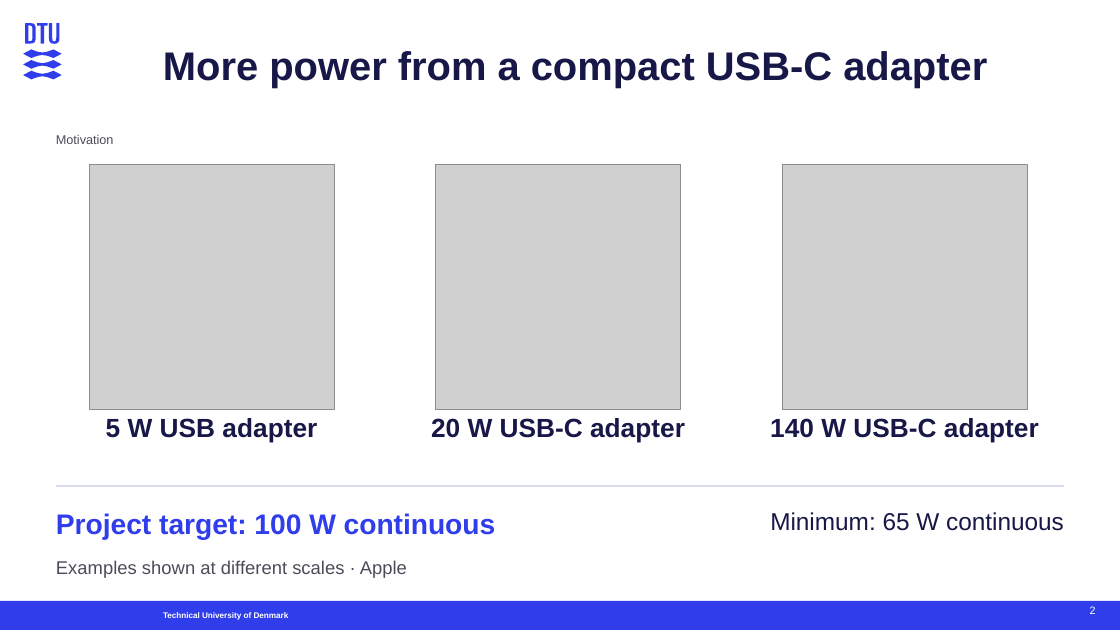
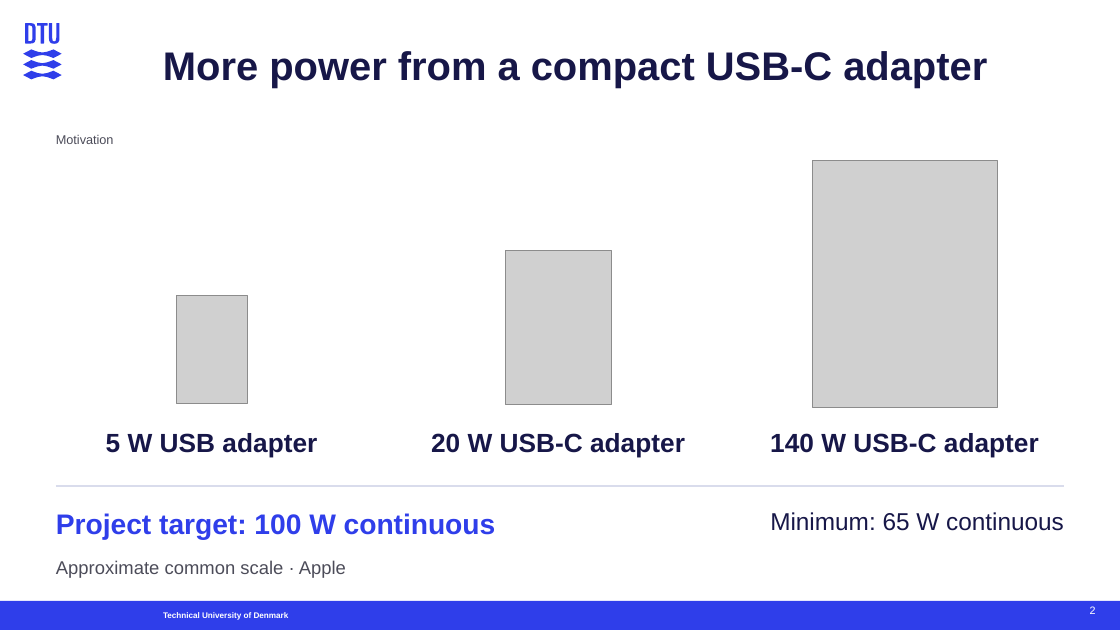
Before and after one commit to kform-danish-office/Thesis, a slide deck: slide 2 of presentations/defense/Defense_Supervisor_Flow.pptx. Drawn at 1120x630 pixels with LibreOffice and Linux fonts; fonts in the diff are those of the drawing; grey boxes stand for pictures. Boxes give left, top, right and bottom in pixels: in the first picture for what was removed or moved away, otherwise in the second. Text is boxed around its words. In the diff, an @@ line names an element or a change of style, - is before the commit and + after.

Commit message:
Show Apple adapters at approximate common physical scale

```diff
--- a/presentations/defense/Defense_Supervisor_Flow.pptx
+++ b/presentations/defense/Defense_Supervisor_Flow.pptx
@@ picture: place and size @@
-picture at [782,165,1028,410]
+picture at [812,160,997,408]
@@ picture: place and size @@
-picture at [436,165,681,410]
+picture at [505,250,611,405]
@@ picture: place and size @@
-picture at [89,165,334,410]
+picture at [176,295,247,403]
@@ text "5 W USB adapter": place and size @@
-text "5 W USB adapter" at [106,418,317,443]
+text "5 W USB adapter" at [106,433,317,458]
@@ text "20 W USB-C adapter": place and size @@
-text "20 W USB-C adapter" at [431,418,685,443]
+text "20 W USB-C adapter" at [431,433,685,458]
@@ text "140 W USB-C adapter": place and size @@
-text "140 W USB-C adapter" at [770,418,1039,443]
+text "140 W USB-C adapter" at [770,433,1039,458]
@@ text at [56,560,346,578]: text changed @@
-Examples shown at different scales · Apple
+Approximate common scale · Apple
```
Also in this commit, not shown: 5 other files.
